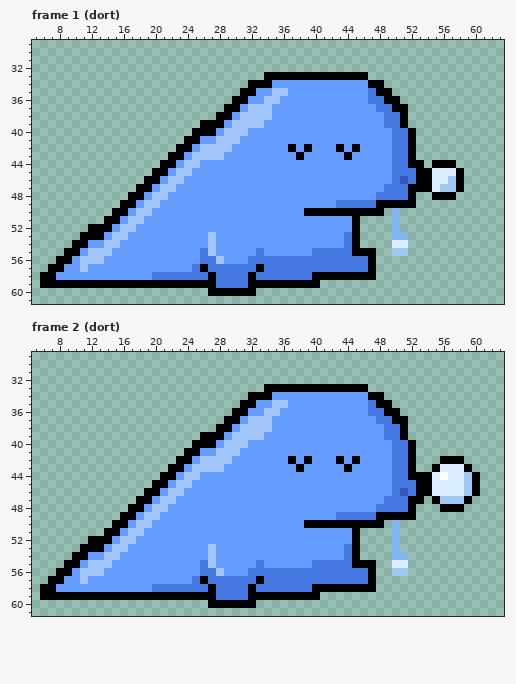
One commit to this pixel-art file: animations/dort/dort.aseprite. Above: the version before the commit.
64x64 pixels, 8 frames. Shown: frame 1 (dort): x 5..63, y 29..61; frame 2 (dort): x 5..63, y 29..61. The commit also changed other frames, which this record leaves out.
Now the later version:
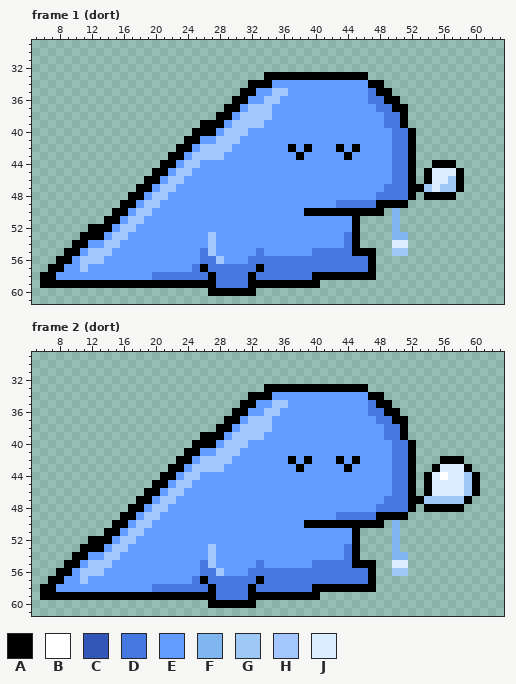
Palette (. is transparent): A #000000  B #ffffff  C #3357b8  D #4577e0  E #639bff  F #7fb6f0  G #9fc9f5  H #a4c6ff  J #dbeeff
The edit:
Frame 1 (dort):
There is now colour A in row 48 at x 54.
The edit turns colour D into colour A in rows 45 to 46 at x 52.
The edit turns colour C into colour D in row 46 at x 51.
The edit turns colour A into colour G in row 47 at x 54.
The edit erases colour A in rows 44 to 46 at x 53; in row 49 at x 52.
Frame 2 (dort):
There is now colour A in row 48 at x 54 to 55.
The edit turns colour D into colour A in rows 45 to 46 at x 52.
The edit turns colour C into colour D in row 46 at x 51.
There is now colour G in row 47 at x 54.
The edit turns colour A into colour G in row 47 at x 55.
The edit erases colour A in rows 44 to 46 at x 53; in row 49 at x 52.
Boxes around the changes in both pictures, in picture pixels (x1, y1, x2, y2):
changed: (400, 160, 432, 208)
changed: (400, 472, 440, 520)
